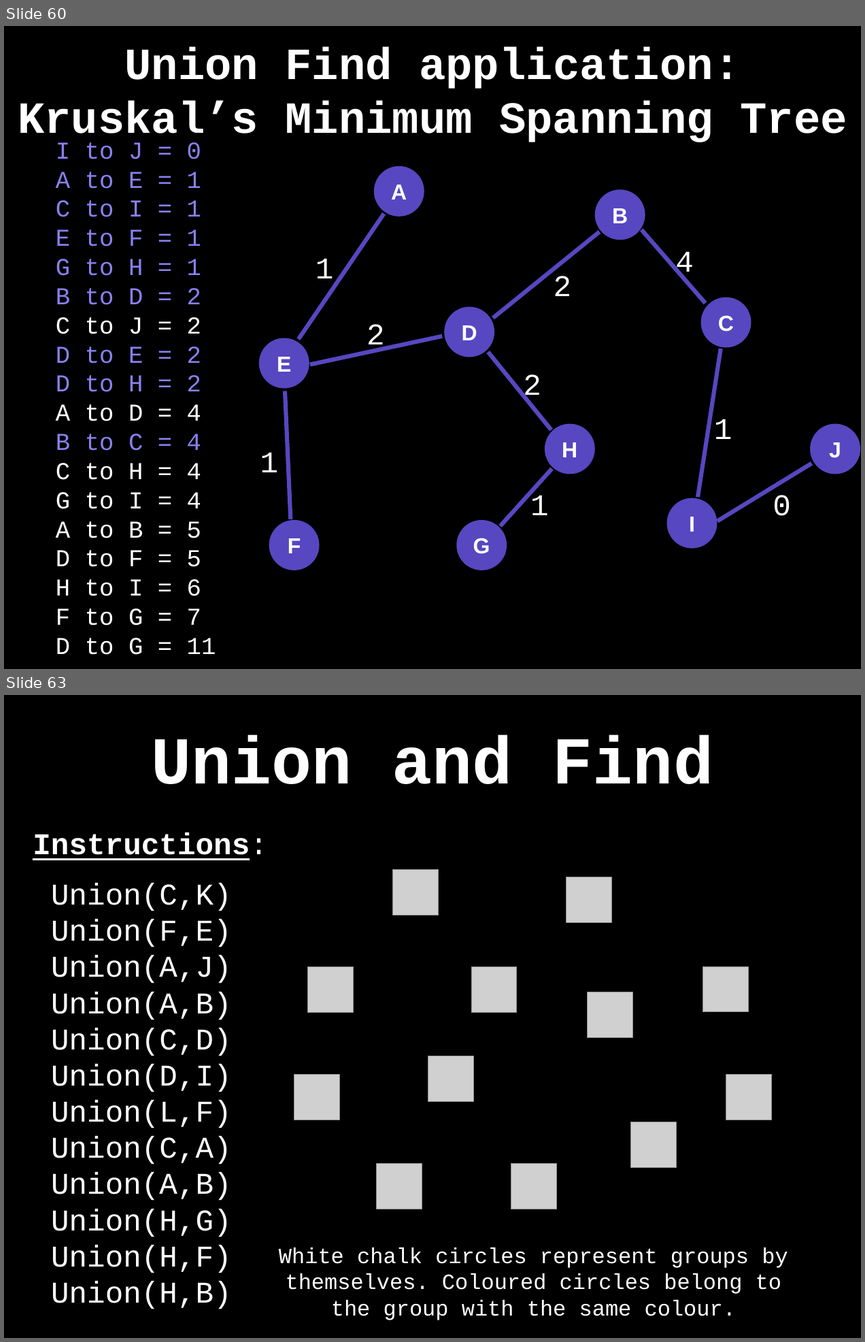
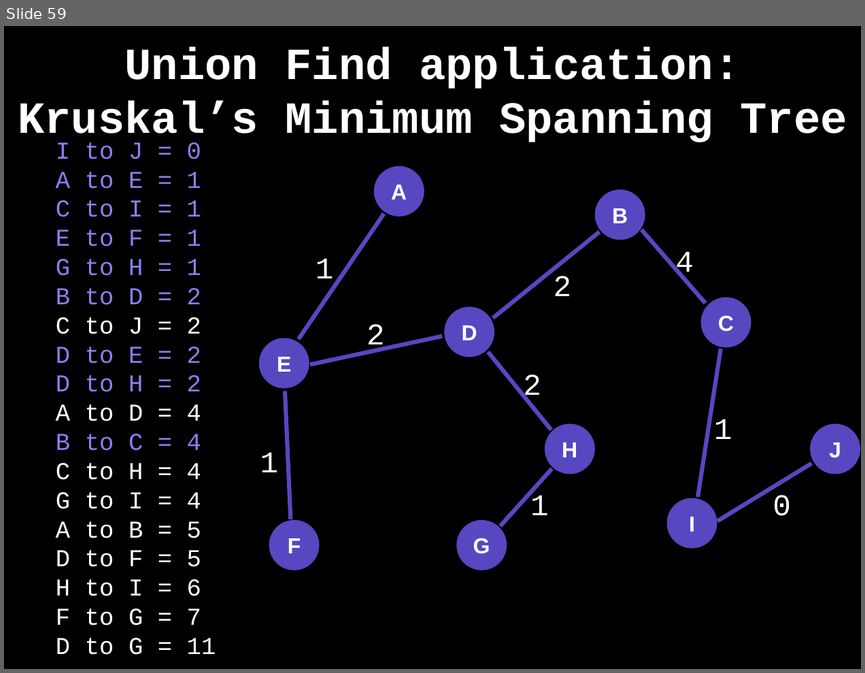
Before and after one commit to williamfiset/DEPRECATED-data-structures, a slide deck: Unionfind/presentation/UnionFind.pptx. Shown one above the other, each under a label of ours: slides 60 and 63 before the commit, slide 59 after it; the slides between them are not shown. The pictures are 865x1342 and 865x673 pixels, drawn with LibreOffice and Linux fonts; fonts in the diff are those of the drawing; grey boxes stand for pictures. Boxes give left, top, right and bottom in pixels: in the first picture for what was removed or moved away, otherwise in the second. Text is boxed around its words. In the diff, an @@ line names an element or a change of style, - is before the commit and + after.

```diff
--- a/Unionfind/presentation/UnionFind.pptx
+++ b/Unionfind/presentation/UnionFind.pptx
@@ slide 63 removed at (x1=4, y1=695, x2=861, y2=1338), background #000000 @@
@@ title removed at (x1=151, y1=735, x2=713, y2=784) @@
-Union and Find
@@ text removed at (x1=33, y1=833, x2=268, y2=860) @@
-Instructions:
@@ picture removed at (x1=393, y1=869, x2=439, y2=915) @@
@@ picture removed at (x1=566, y1=877, x2=612, y2=923) @@
@@ text removed at (x1=51, y1=883, x2=232, y2=1309) @@
-Union(C,K)
-Union(F,E)
-Union(A,J)
-Union(A,B)
-Union(C,D)
-Union(D,I)
-Union(L,F)
-Union(C,A)
-Union(A,B)
-Union(H,G)
-Union(H,F)
-Union(H,B)
@@ picture removed at (x1=308, y1=967, x2=354, y2=1013) @@
@@ picture removed at (x1=471, y1=967, x2=517, y2=1013) @@
@@ picture removed at (x1=702, y1=966, x2=748, y2=1012) @@
@@ picture removed at (x1=587, y1=992, x2=632, y2=1038) @@
@@ picture removed at (x1=428, y1=1056, x2=474, y2=1102) @@
@@ picture removed at (x1=294, y1=1074, x2=340, y2=1120) @@
@@ picture removed at (x1=726, y1=1074, x2=772, y2=1120) @@
@@ picture removed at (x1=631, y1=1122, x2=677, y2=1168) @@
@@ picture removed at (x1=377, y1=1163, x2=422, y2=1209) @@
@@ picture removed at (x1=511, y1=1163, x2=557, y2=1209) @@
@@ text removed at (x1=279, y1=1247, x2=787, y2=1320) @@
-White chalk circles represent groups by themselves. Coloured circles belong to the group with the same colour.
@@ what was slide 60 is now slide 59 @@
```
Also in this commit, not shown: 3 slides changed, 20 other slides removed, 2 other files.
